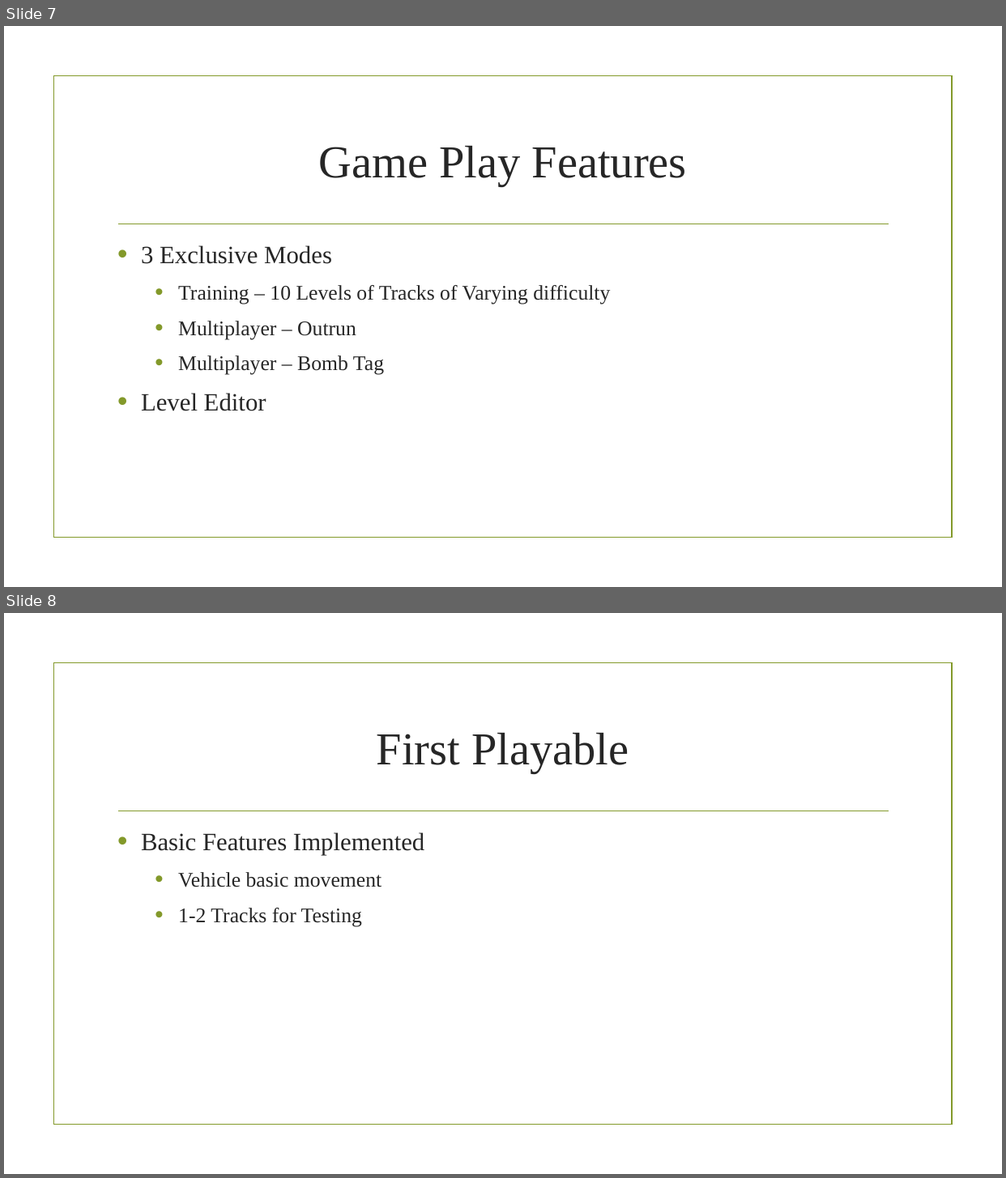
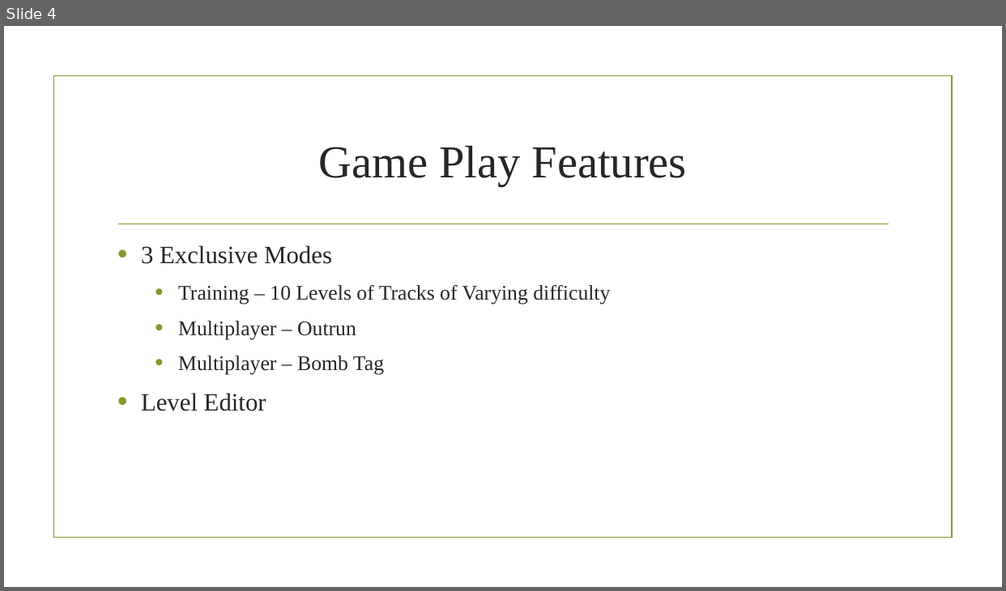
Before and after one commit to JoviTEJ/Awesome-Possum, a slide deck: Other/Awesome Possum_PreProd Presentation.pptx. Shown one above the other, each under a label of ours: slides 7 and 8 before the commit, slide 4 after it. The pictures are 1006x1178 and 1006x591 pixels, drawn with LibreOffice and Linux fonts; fonts in the diff are those of the drawing; background and template pictures are left out. Boxes give left, top, right and bottom in pixels: in the first picture for what was removed or moved away, otherwise in the second. Text is boxed around its words. In the diff, an @@ line names an element or a change of style, - is before the commit and + after.

Commit message:
Correct as at 18/01/2015 Updated Slides: Scope Removed Slides: 1.Playable 2.Alpha 3.Beta 4.Final

```diff
--- a/Other/Awesome Possum_PreProd Presentation.pptx
+++ b/Other/Awesome Possum_PreProd Presentation.pptx
@@ slide 8 removed at [4, 613, 1002, 1174], background picture (left out); not listed: 2 template elements that a slide beside it also shows @@
@@ title removed at [377, 733, 629, 773] @@
-First Playable
@@ text removed at [141, 833, 424, 926] @@
-• Basic Features Implemented
-  • Vehicle basic movement
-  • 1-2 Tracks for Testing
@@ what was slide 7 is now slide 4 @@
```
Also in this commit, not shown: 1 slide changed, 3 other slides removed.
